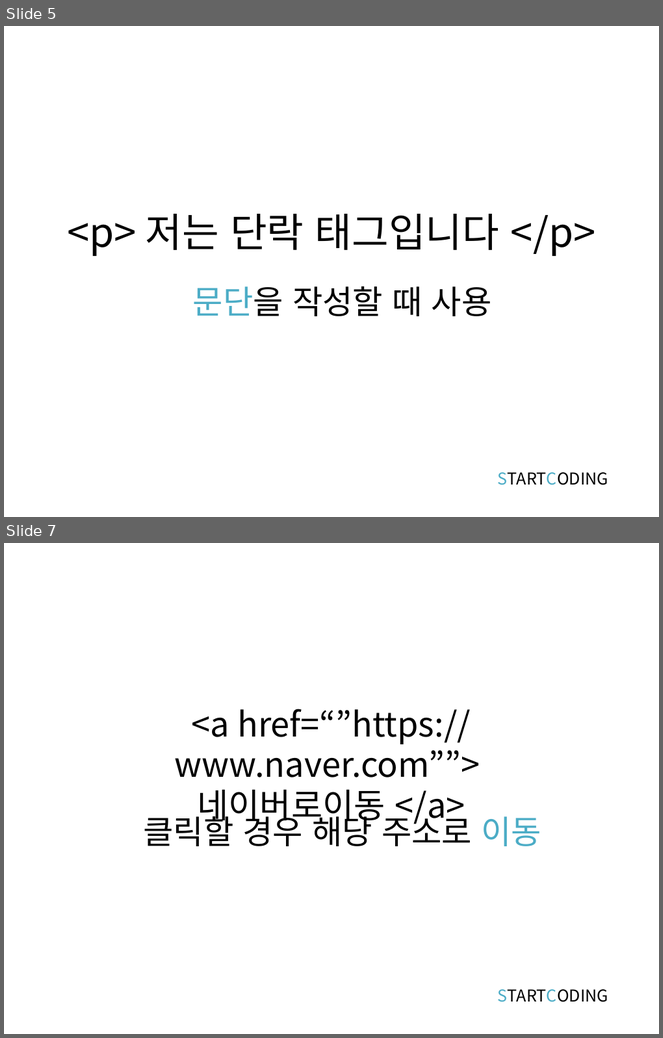
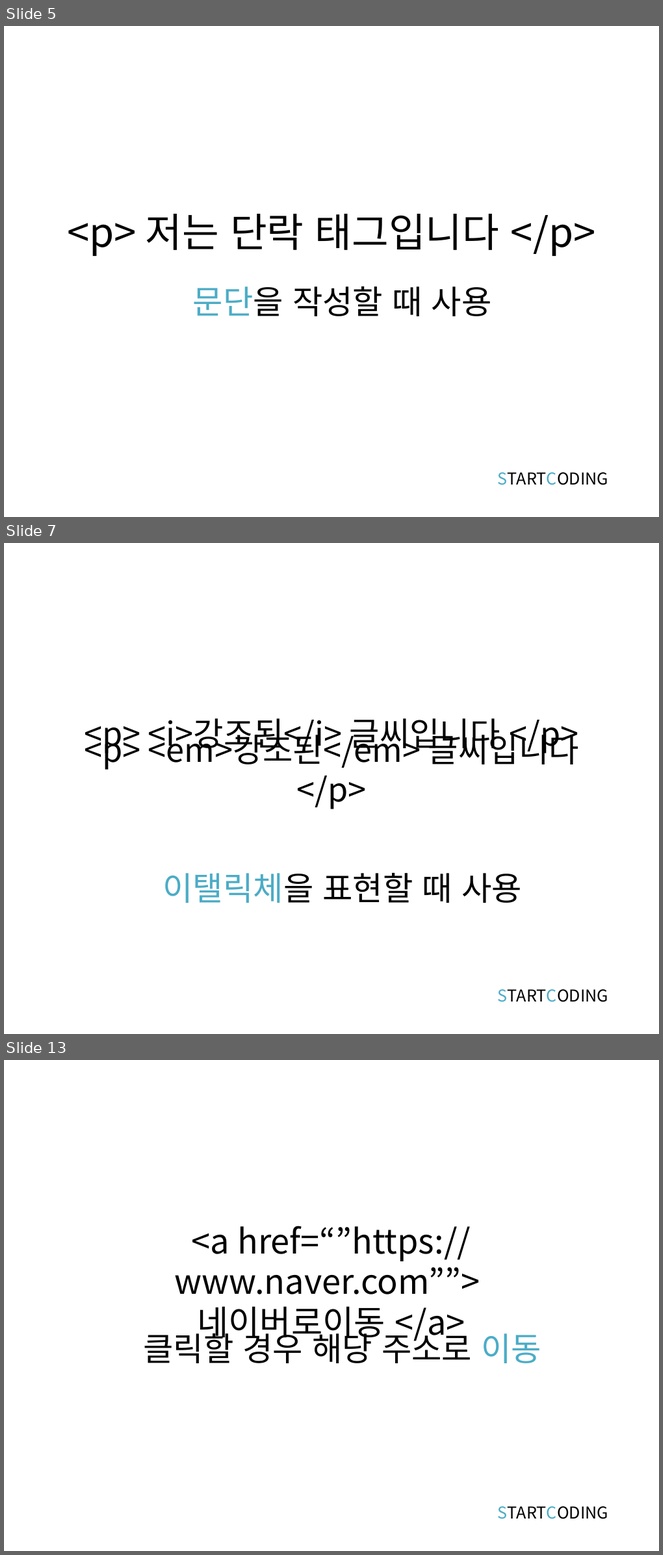
Before and after one commit to kwonkijun/web, a slide deck: 프론트엔드기초(PPT)/HTML5 2강_텍스트관련태그.pptx. Shown one above the other, each under a label of ours: slides 5 and 7 before the commit, slides 5, 7 and 13 after it; the slides between them are not shown. The pictures are 663x1038 and 663x1555 pixels, drawn with LibreOffice and Linux fonts; fonts in the diff are those of the drawing. Boxes give left, top, right and bottom in pixels: in the first picture for what was removed or moved away, otherwise in the second. Text is boxed around its words. In the diff, an @@ line names an element or a change of style, - is before the commit and + after.

```diff
--- a/프론트엔드기초(PPT)/HTML5 2강_텍스트관련태그.pptx
+++ b/프론트엔드기초(PPT)/HTML5 2강_텍스트관련태그.pptx
@@ slide 7 added at (4,543,659,1034), background #FFFFFF @@
@@ title added at (84,719,579,754), 36 pt, text #000000 @@
+<p> <i>강조된</i> 글씨입니다 </p>
@@ text added at (84,729,579,809), 36 pt, text #000000 @@
+<p> <em>강조된</em> 글씨입니다 </p>
@@ text added at (163,873,522,903), 36 pt, text #000000 @@
+이탤릭체을 표현할 때 사용
@@ text added at (498,990,608,1003), 18 pt, text #000000 @@
+STARTCODING
@@ what was slide 7 is now slide 13 @@
```
Also in this commit, not shown: 1 slide changed, 7 other slides added, 30 other files.
